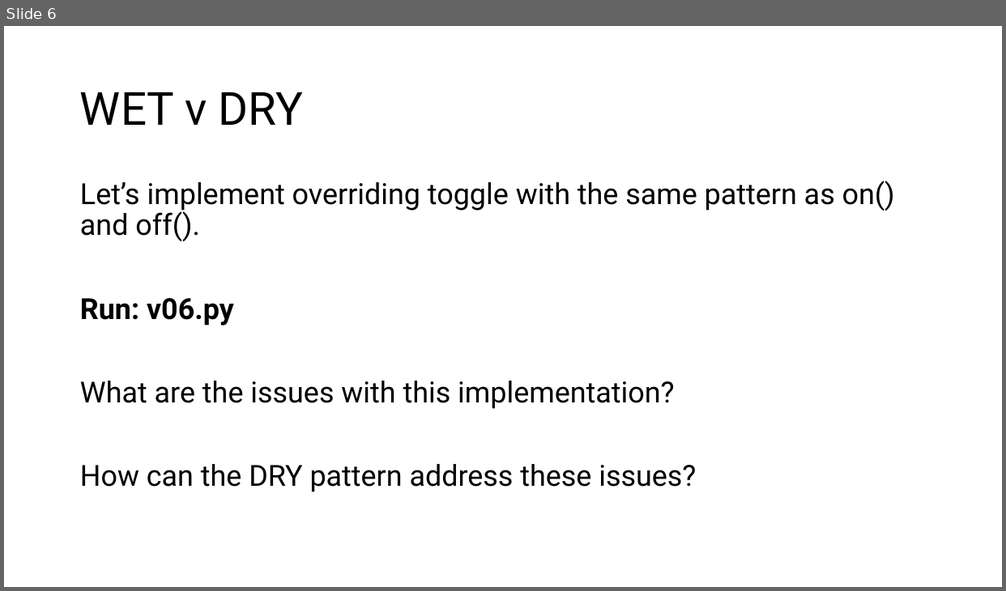
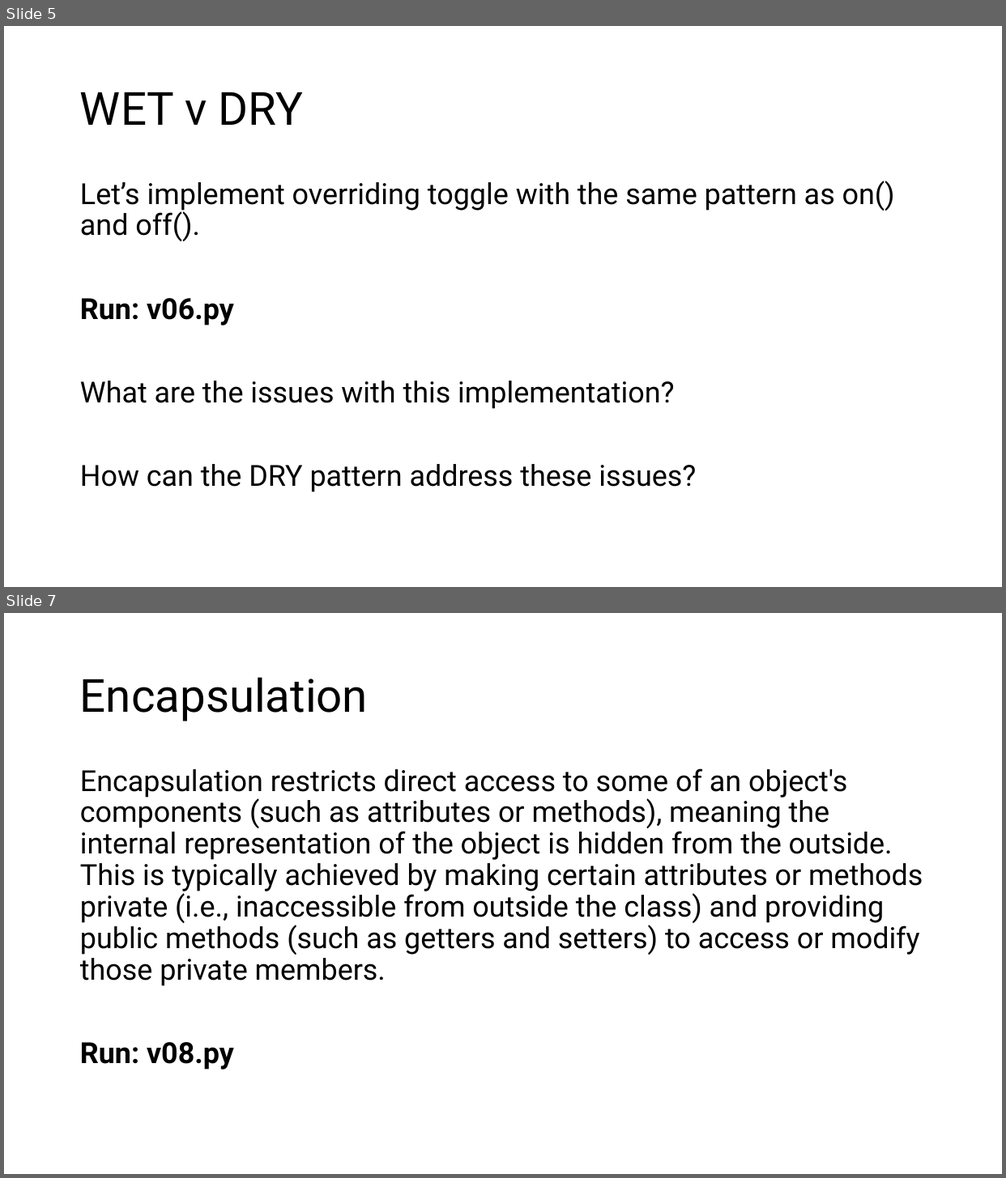
Before and after one commit to TempeHS/MicroPython_OOP_Pi_Pico_Mini_Project_Source, a slide deck: tutorials/presentations/Lecture2.pptx. Shown one above the other, each under a label of ours: slide 6 before the commit, slides 5 and 7 after it; the slides between them are not shown. The pictures are 1006x591 and 1006x1178 pixels, drawn with LibreOffice and Linux fonts; fonts in the diff are those of the drawing. Boxes give left, top, right and bottom in pixels: in the first picture for what was removed or moved away, otherwise in the second. Text is boxed around its words. In the diff, an @@ line names an element or a change of style, - is before the commit and + after.

```diff
--- a/tutorials/presentations/Lecture2.pptx
+++ b/tutorials/presentations/Lecture2.pptx
@@ slide 7 added at bbox=[4, 613, 1002, 1174], background #FFFFFF @@
@@ title added at bbox=[80, 677, 368, 722], 44 pt, text #000000 @@
+Encapsulation
@@ text added at bbox=[80, 769, 923, 1070], 28 pt, text #000000 @@
+Encapsulation restricts direct access to some of an object's components (such as attributes or methods), meaning the internal representation of the object is hidden from the outside. This is typically achieved by making certain attributes or methods private (i.e., inaccessible from outside the class) and providing public methods (such as getters and setters) to access or modify those private members.
+Run: v08.py
@@ what was slide 6 is now slide 5 @@
```
Also in this commit, not shown: 1 slide changed, 1 other slide added, 1 slide removed, 29 other files.
